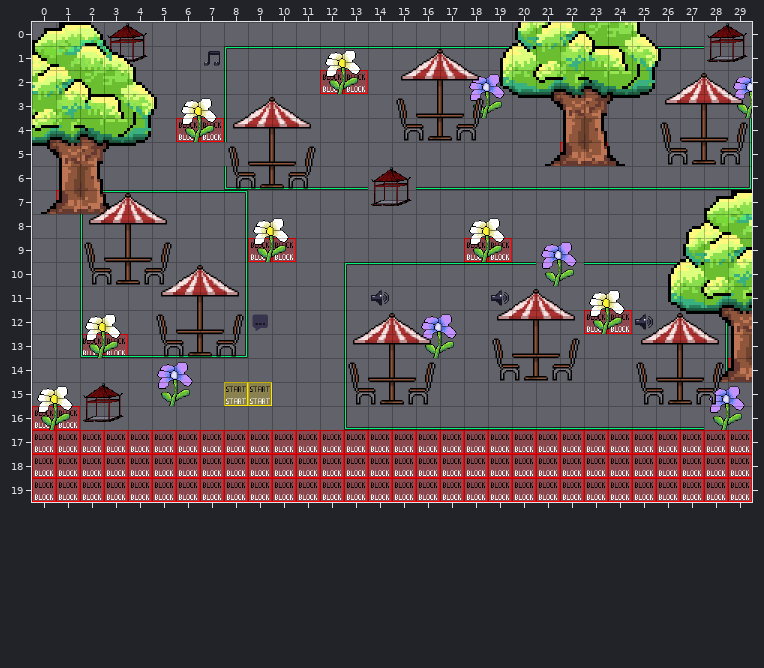
An edit to a level. Tiled map (JSON), mymap.tmj. That is the earlier state.
Cells are 32x32 px. Shown: x 0..29, y 0..19. Not drawn, because the pictures are missing: unchanged layer "ground".
The result:
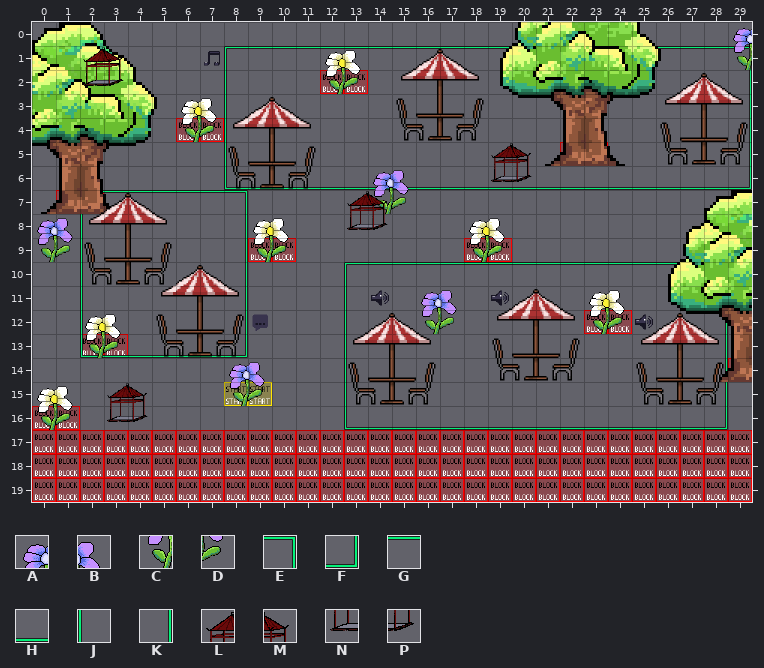
Key: from "Sprite-flower_2": A 0, B 1, C 2, D 3; from "WA_User_Interface": E 162, F 163, G 165, H 166, J 167, K 168; from "house": L 0, M 1, N 2, P 3.
_ is an empty cell, . an unchanged one.
Tiles of an added or newly shown layer are drawn over the layers below it.
Edits made:
--- layer "floor"
@@ x 3..29 @@
- 0 LM.......................LM
- 1 NP.......................NP
- 2 ...............AB.........A
- 3 ...............CD.........C
+ 0 __.......................__
+ 1 __.......................GE
+ 2 ...............__.........K
+ 3 ...............__.........K
@@ x 8..15 @@
- 5 _.......
- 6 ......LM
- 7 ......NP
+ 5 J.......
+ 6 ......HH
+ 7 ......__
@@ x 21..22 @@
- 9 AB
-10 CD
+ 9 __
+10 GG
@@ x 2..29 @@
-12 ..............AB............
-13 ..............CD............
-14 ...AB.......................
-15 LM.CD.....................AB
-16 NP........................CD
+12 ..............__............
+13 ..............__............
+14 ...__.......................
+15 __.__.....................K_
+16 __........................F_
--- layer "tree"
@@ x 29..29 @@
- 0 _
- 1 _
+ 0 A
+ 1 C
@@ x 0..15 @@
- 6 ..............__
- 7 ..............__
- 8 __..............
- 9 __..............
+ 6 ..............AB
+ 7 ..............CD
+ 8 AB..............
+ 9 CD..............
@@ x 16..17 @@
-11 __
-12 __
+11 AB
+12 CD
@@ x 8..9 @@
-14 __
-15 __
+14 AB
+15 CD
--- layer "house" (added)
@@ x 2..3 @@
- 1 __
- 2 __
+ 1 LM
+ 2 NP
@@ x 13..20 @@
- 5 ......__
- 6 ......__
- 7 __......
- 8 __......
+ 5 ......LM
+ 6 ......NP
+ 7 LM......
+ 8 NP......
@@ x 3..4 @@
-15 __
-16 __
+15 LM
+16 NP
